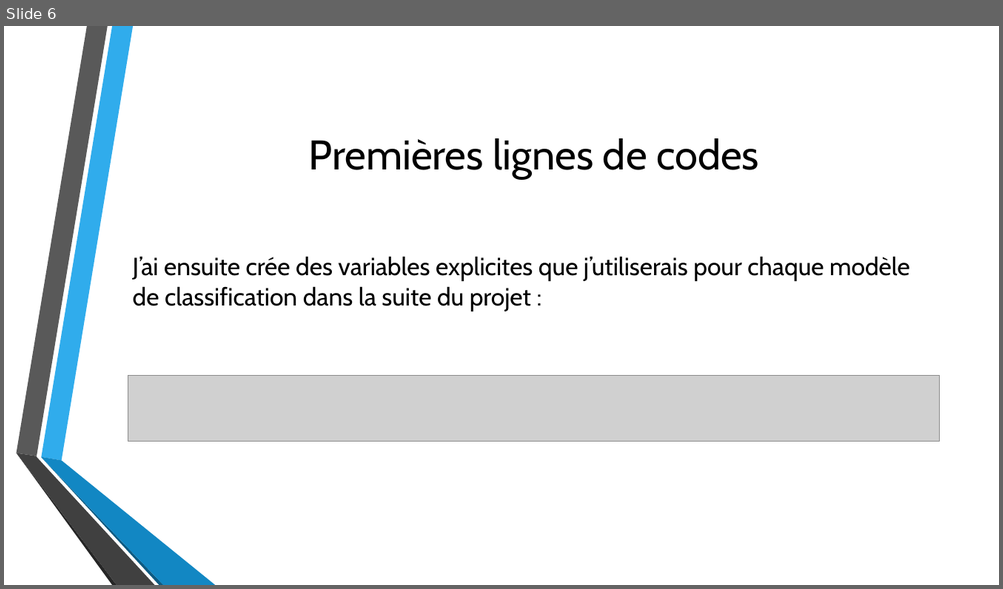
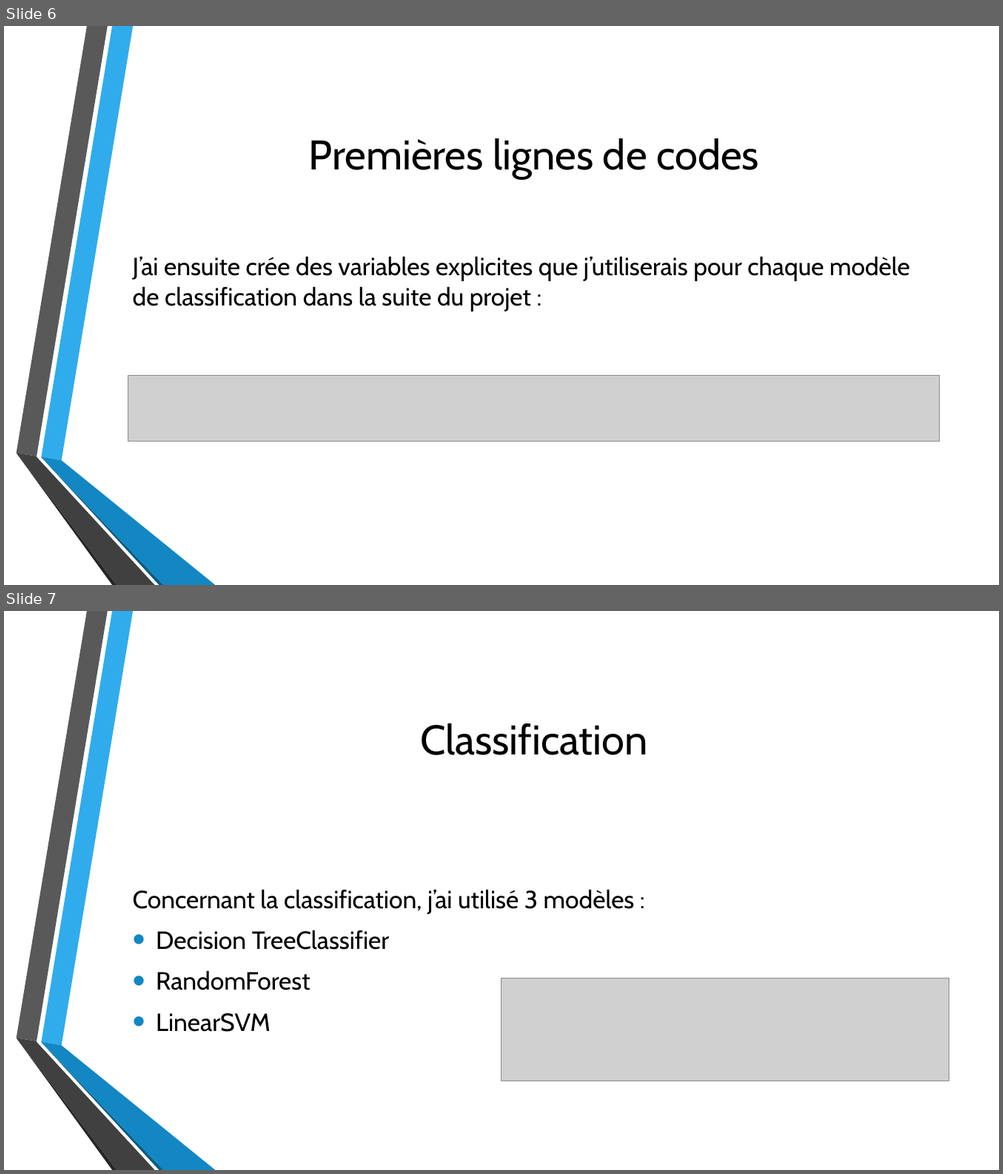
Before and after one commit to HenD-11/PythonForDataAnalysis, a slide deck: PPT_python4data.pptx. Shown one above the other, each under a label of ours: slide 6 before the commit, slides 6 and 7 after it. The pictures are 1003x589 and 1003x1174 pixels, drawn with LibreOffice and Linux fonts; fonts in the diff are those of the drawing; grey boxes stand for pictures; background and template pictures are left out. Boxes give left, top, right and bottom in pixels: in the first picture for what was removed or moved away, otherwise in the second. Text is boxed around its words. In the diff, an @@ line names an element or a change of style, - is before the commit and + after.

```diff
--- a/PPT_python4data.pptx
+++ b/PPT_python4data.pptx
@@ slide 7 added at [4,611,999,1170], background picture (left out); not listed: 6 template elements that a slide beside it also shows @@
@@ title added at [420,723,648,755], 40 pt, text #000000 @@
+Classification
@@ text added at [133,889,634,1032], 24 pt, text #000000 @@
+Concernant la classification, j’ai utilisé 3 modèles :
+• Decision TreeClassifier
+• RandomForest
+• LinearSVM
@@ picture added at [502,978,949,1081] @@
```
Also in this commit, not shown: 1 other slide added, 1 other file.
